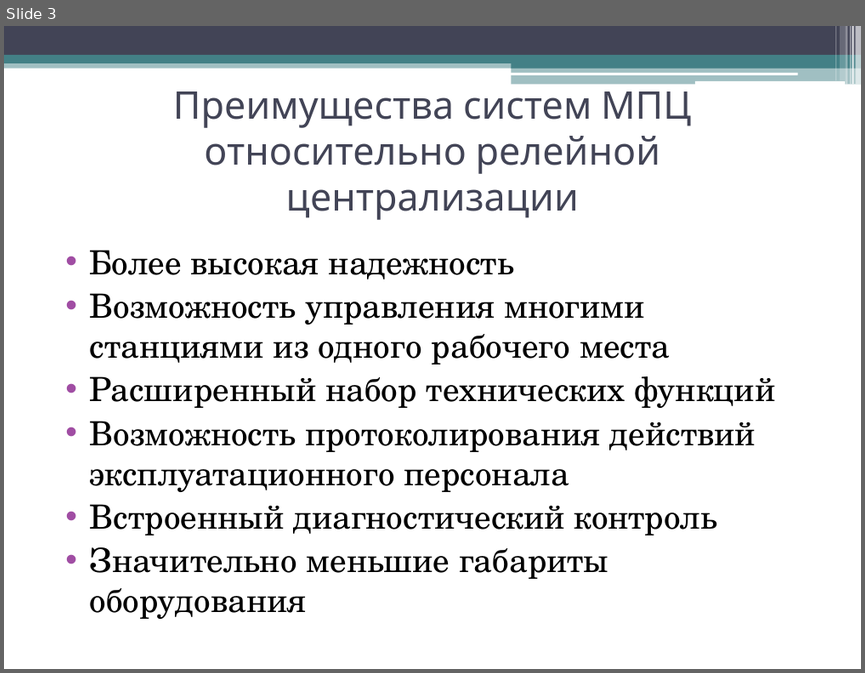
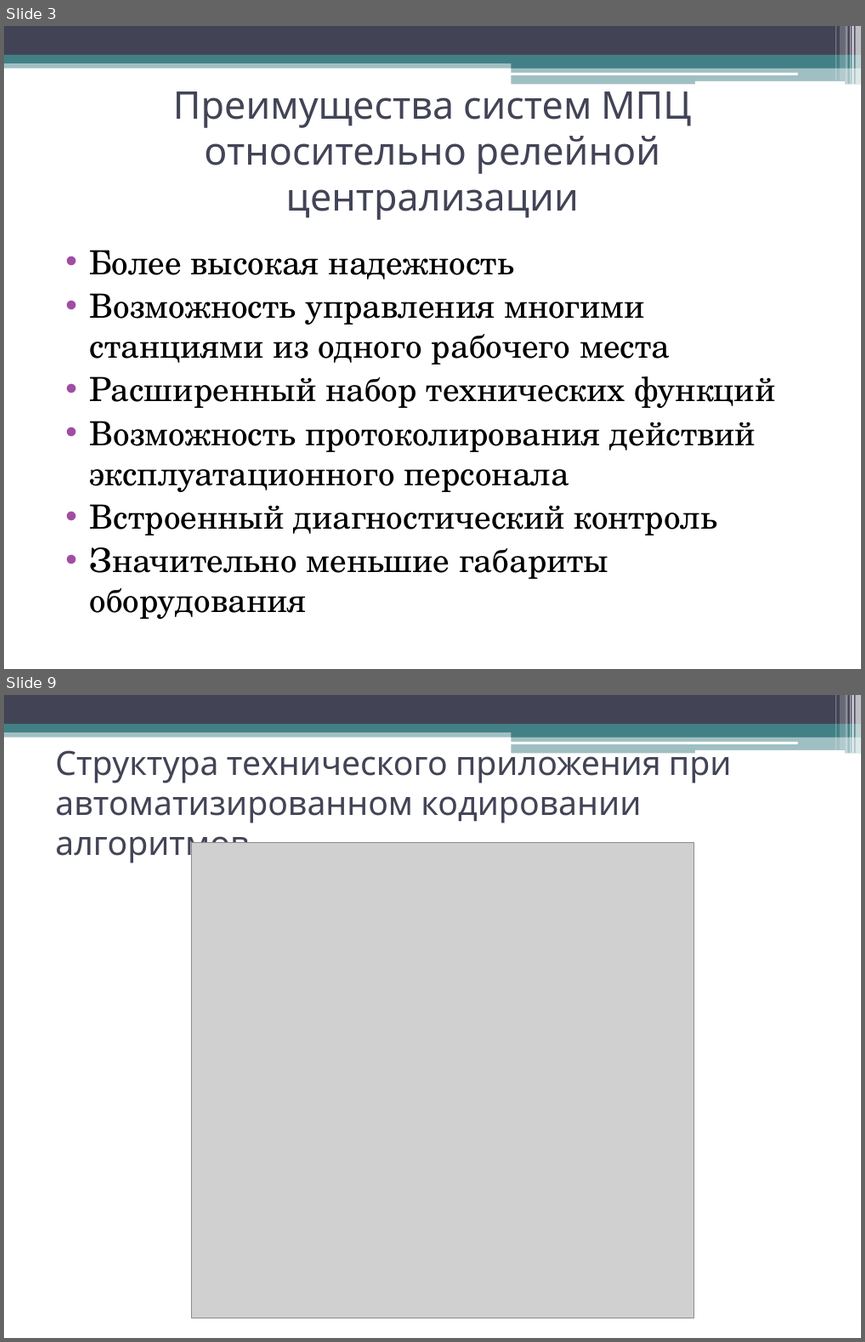
Before and after one commit to Filatoff73/Diplom, a slide deck: Диплом мой/Презентация/Presentation_Filatov_RK6-123.pptx. Shown one above the other, each under a label of ours: slide 3 before the commit, slides 3 and 9 after it; the slides between them are not shown. The pictures are 865x673 and 865x1342 pixels, drawn with LibreOffice and Linux fonts; fonts in the diff are those of the drawing; grey boxes stand for pictures. Boxes give left, top, right and bottom in pixels: in the first picture for what was removed or moved away, otherwise in the second. Text is boxed around its words. In the diff, an @@ line names an element or a change of style, - is before the commit and + after.

```diff
--- a/Диплом мой/Презентация/Presentation_Filatov_RK6-123.pptx
+++ b/Диплом мой/Презентация/Presentation_Filatov_RK6-123.pptx
@@ slide 9 added at [4, 695, 861, 1338], background #FFFFFF; not listed: 13 template elements that a slide beside it also shows @@
@@ title added at [55, 744, 732, 864], 28 pt, text #424456 @@
+Структура технического приложения при автоматизированном кодировании алгоритмов
@@ picture added at [192, 842, 693, 1318] @@
```
Also in this commit, not shown: 4 slides changed, 7 other slides added.
